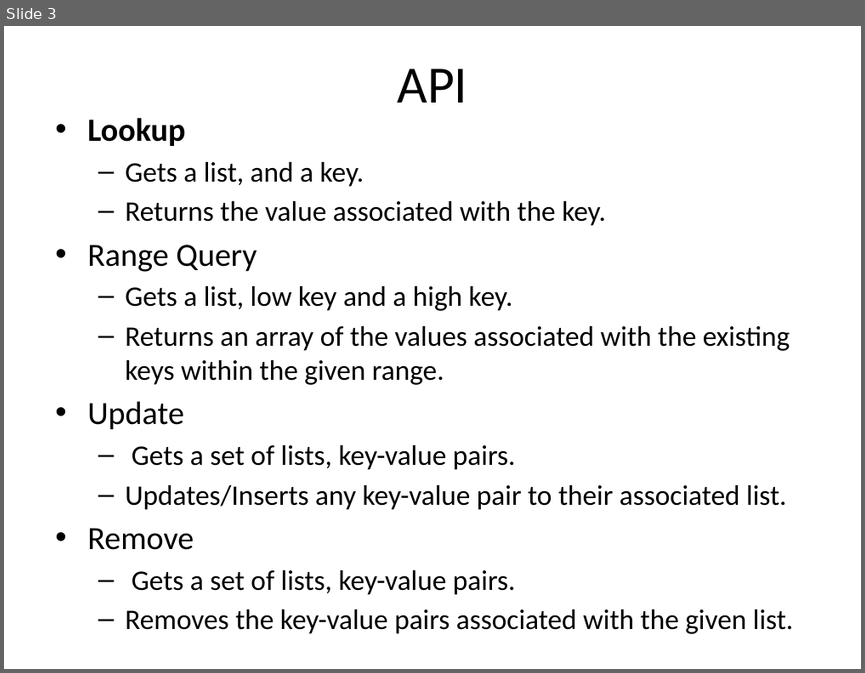
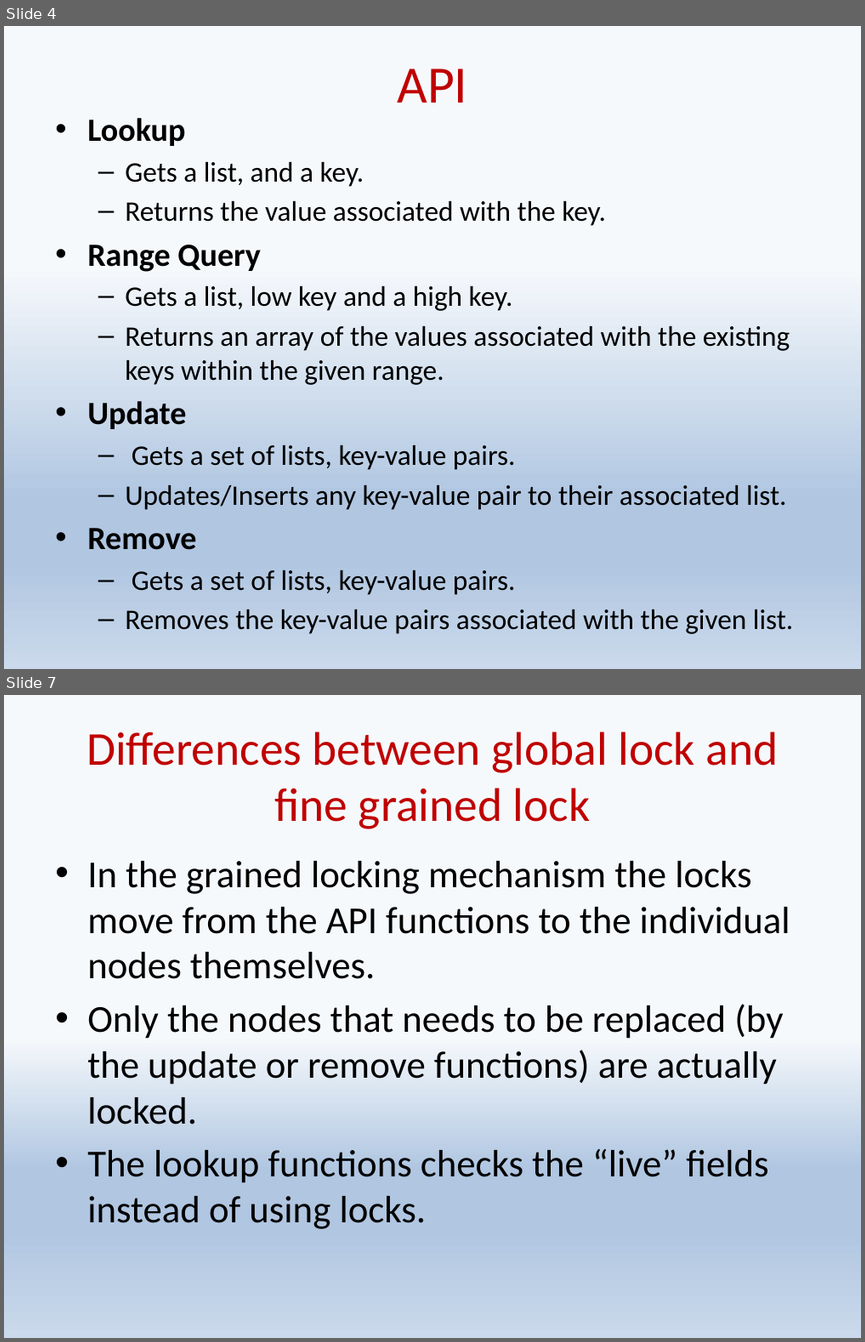
Before and after one commit to shaypele/LeapList, a slide deck: Leaplist.pptx. Shown one above the other, each under a label of ours: slide 3 before the commit, slides 4 and 7 after it; the slides between them are not shown. The pictures are 865x673 and 865x1342 pixels, drawn with LibreOffice and Linux fonts; fonts in the diff are those of the drawing. Boxes give left, top, right and bottom in pixels: in the first picture for what was removed or moved away, otherwise in the second. Text is boxed around its words. In the diff, an @@ line names an element or a change of style, - is before the commit and + after.

```diff
--- a/Leaplist.pptx
+++ b/Leaplist.pptx
@@ slide 7 added at <box>4,695,861,1338</box>, background gradient #F6F9FC to #B0C6E1 to #CAD9EB @@
@@ title added at <box>86,732,778,829</box>, 39.6 pt, text #C00000 @@
+Differences between global lock and fine grained lock
@@ text added at <box>87,861,790,1229</box>, 32 pt, text #000000 @@
+• In the grained locking mechanism the locks move from the API functions to the individual nodes themselves.
+• Only the nodes that needs to be replaced (by the update or remove functions) are actually locked.
+• The lookup functions checks the “live” fields instead of using locks.
@@ what was slide 3 is now slide 4 @@
@@ slide 4 changed as well @@
@@ background #FFFFFF to gradient #F6F9FC to #B0C6E1 to #CAD9EB @@
@@ title "API" at <box>397,68,467,102</box>: text colour #000000 to #C00000 @@
@@ text at <box>87,244,260,550</box>: bold on in "Range Query", "Update", "Remove" @@
```
Also in this commit, not shown: 2 other slides changed, 7 other slides added, 1 other file.
